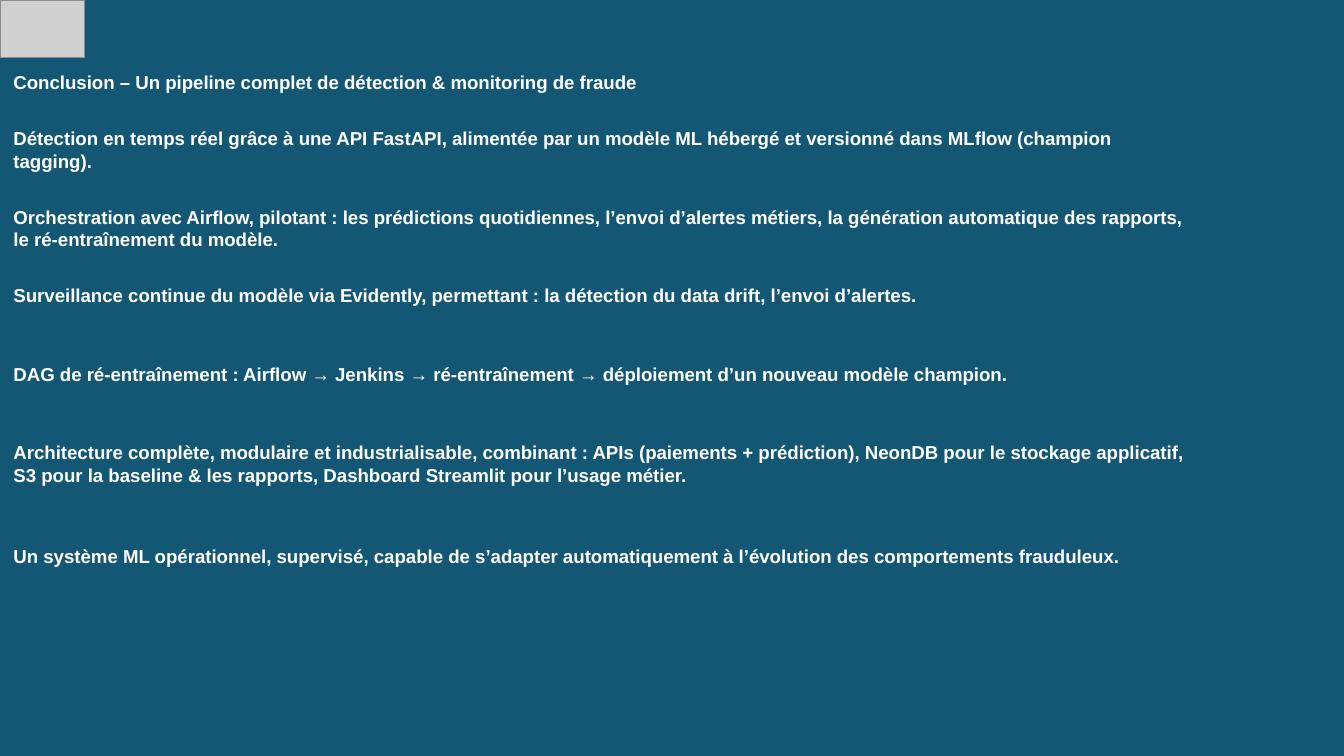
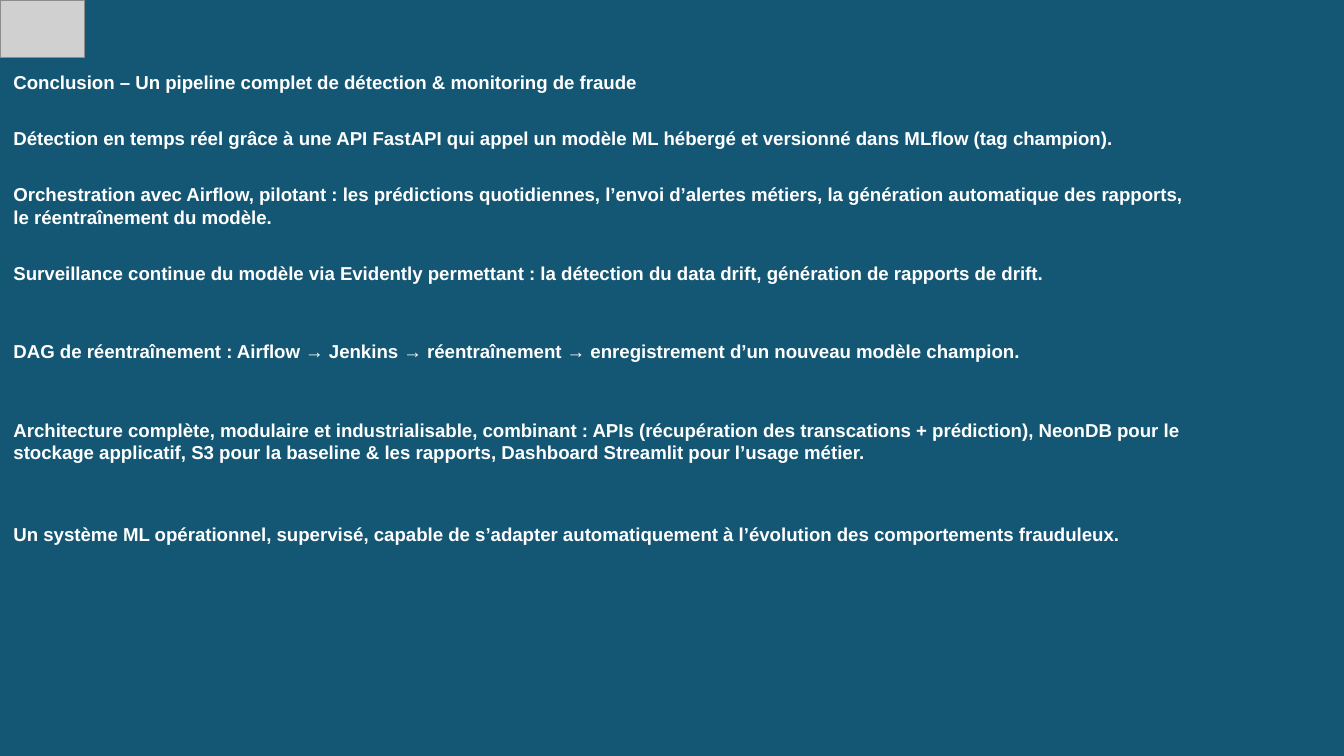
Before and after one commit to aurelienchalm/LDS_block_3_lead, a slide deck: slide 19 of LDS_Block_3_Lead.pptx. Drawn at 1344x756 pixels with LibreOffice and Linux fonts; fonts in the diff are those of the drawing; grey boxes stand for pictures. Boxes give left, top, right and bottom in pixels: in the first picture for what was removed or moved away, otherwise in the second. Text is boxed around its words. In the diff, an @@ line names an element or a change of style, - is before the commit and + after.

```diff
--- a/LDS_Block_3_Lead.pptx
+++ b/LDS_Block_3_Lead.pptx
@@ title at (13, 131, 1183, 463): text changed @@
-Détection en temps réel grâce à une API FastAPI, alimentée par un modèle ML hébergé et versionné dans MLflow (champion tagging).
-Orchestration avec Airflow, pilotant : les prédictions quotidiennes, l’envoi d’alertes métiers, la génération automatique des rapports, le ré-entraînement du modèle.
-Surveillance continue du modèle via Evidently, permettant : la détection du data drift, l’envoi d’alertes.
-DAG de ré-entraînement : Airflow → Jenkins → ré-entraînement → déploiement d’un nouveau modèle champion.
-Architecture complète, modulaire et industrialisable, combinant : APIs (paiements + prédiction), NeonDB pour le stockage applicatif, S3 pour la baseline & les rapports, Dashboard Streamlit pour l’usage métier.
+Détection en temps réel grâce à une API FastAPI qui appel un modèle ML hébergé et versionné dans MLflow (tag champion).
+Orchestration avec Airflow, pilotant : les prédictions quotidiennes, l’envoi d’alertes métiers, la génération automatique des rapports, le réentraînement du modèle.
+Surveillance continue du modèle via Evidently permettant : la détection du data drift, génération de rapports de drift.
+DAG de réentraînement : Airflow → Jenkins → réentraînement → enregistrement d’un nouveau modèle champion.
+Architecture complète, modulaire et industrialisable, combinant : APIs (récupération des transcations + prédiction), NeonDB pour le stockage applicatif, S3 pour la baseline & les rapports, Dashboard Streamlit pour l’usage métier.
```
Also in this commit, not shown: 12 other slides changed.
